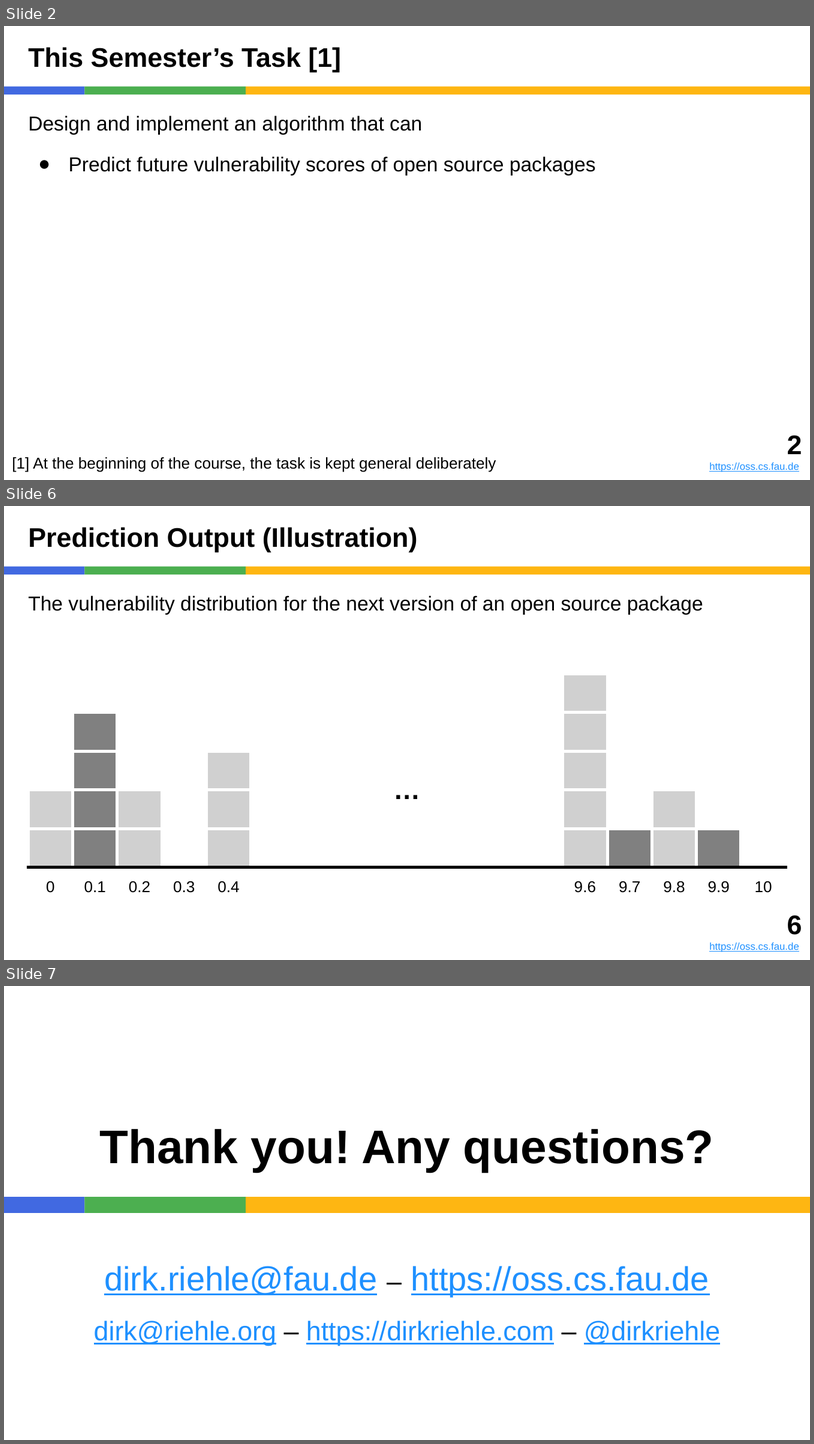
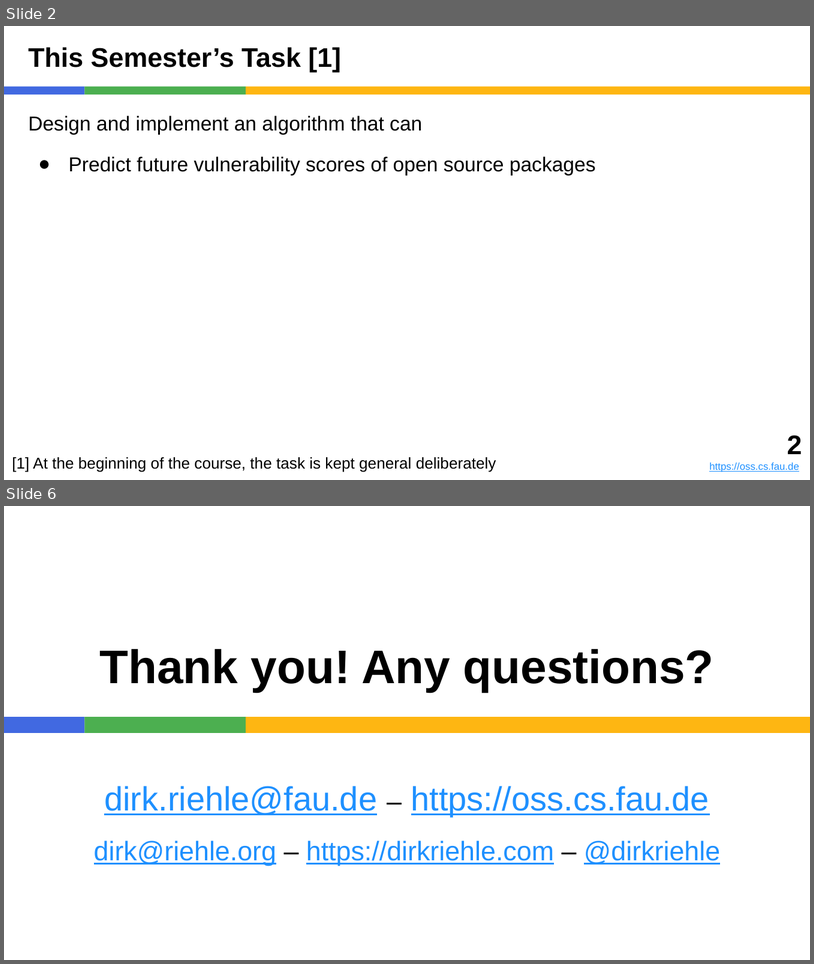
Before and after one commit to dirkriehle/pcom-course, a slide deck: Lecture slides/PCOM A02 - Prediction Task.pptx. Shown one above the other, each under a label of ours: slides 2, 6 and 7 before the commit, slides 2 and 6 after it; the slides between them are not shown. The pictures are 814x1444 and 814x964 pixels, drawn with LibreOffice and Linux fonts; fonts in the diff are those of the drawing. Boxes give left, top, right and bottom in pixels: in the first picture for what was removed or moved away, otherwise in the second. Text is boxed around its words. In the diff, an @@ line names an element or a change of style, - is before the commit and + after.

```diff
--- a/Lecture slides/PCOM A02 - Prediction Task.pptx
+++ b/Lecture slides/PCOM A02 - Prediction Task.pptx
@@ slide 6 removed at (4,506,810,960), background #FFFFFF; not listed: 3 template elements that a slide beside it also shows @@
@@ title removed at (28,527,418,552) @@
-Prediction Output (Illustration)
@@ text removed at (28,595,704,614) @@
-The vulnerability distribution for the next version of an open source package
@@ table removed at (28,635,782,900), 7 rows, 17 columns @@
- |  |  |  |  |  |  |  |  |  |  |  |  |  |  |  | 
- |  |  |  |  |  |  |  |  |  |  |  |  |  |  |  | 
- |  |  |  |  |  |  |  |  |  |  |  |  |  |  |  | 
- |  |  |  |  |  |  | … |  |  |  |  |  |  |  |  | 
- |  |  |  |  |  |  |  |  |  |  |  |  |  |  |  | 
- |  |  |  |  |  |  |  |  |  |  |  |  |  |  |  | 
-0 | 0.1 | 0.2 | 0.3 | 0.4 |  |  |  |  |  |  |  | 9.6 | 9.7 | 9.8 | 9.9 | 10
@@ text removed at (710,915,803,952) @@
-6
-https://oss.cs.fau.de
@@ what was slide 7 is now slide 6 @@
```
Also in this commit, not shown: 2 slides changed, 1 slide added, 1 other slide removed, 4 other files.
